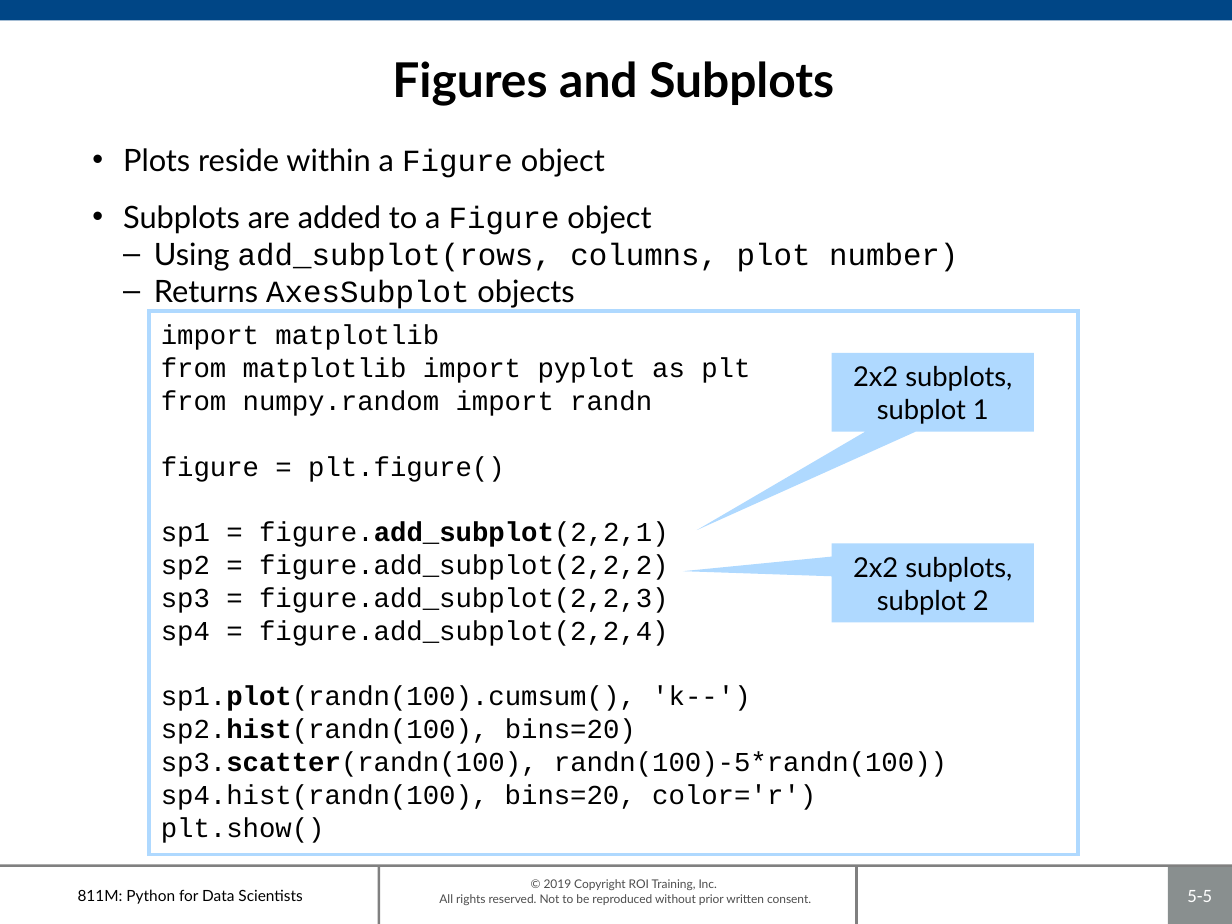
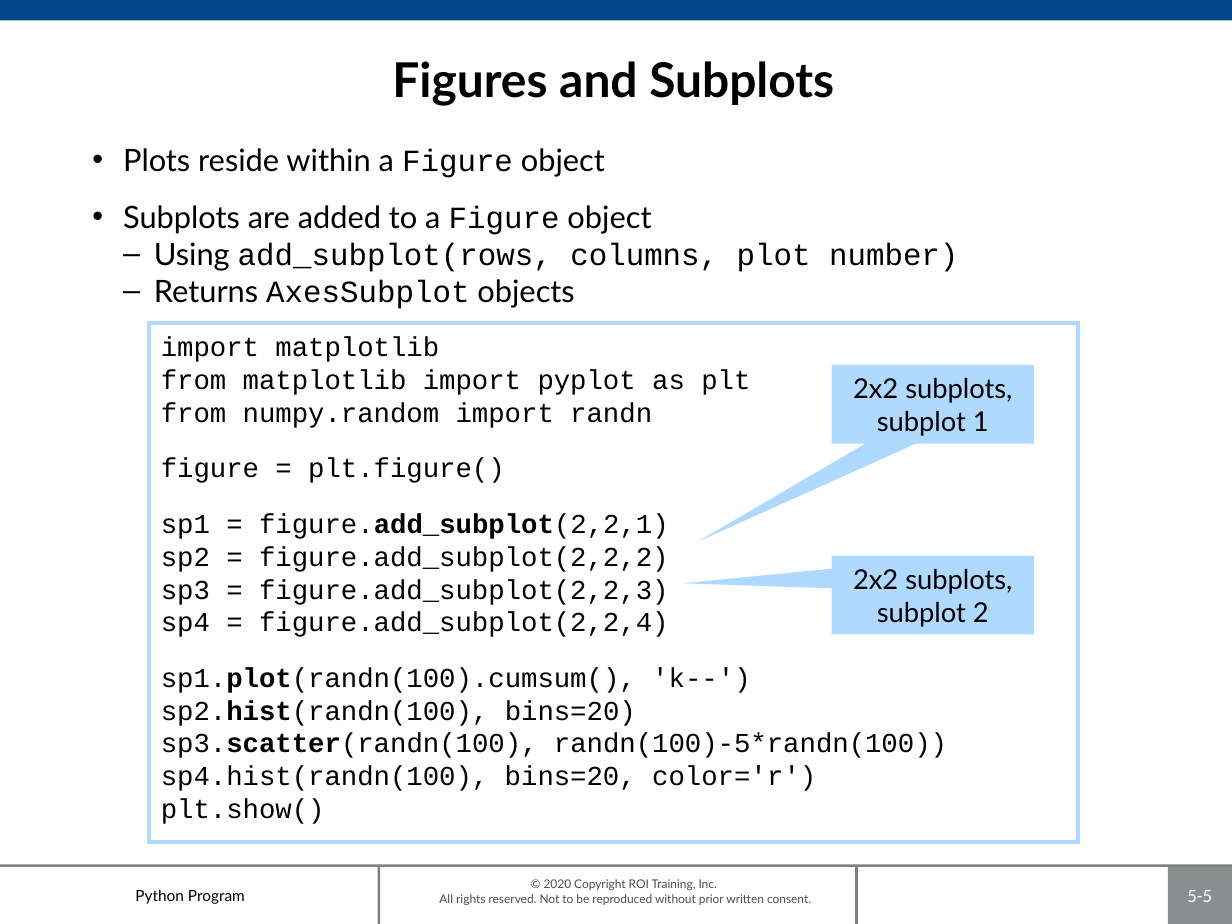
Before and after one commit to roitraining/PythonProgram, a slide deck: slide 5 of Day5-Plotting/Ch05-PlottingAndVisualization.pptx. Drawn at 1232x924 pixels with LibreOffice and Linux fonts; fonts in the diff are those of the drawing; background and template pictures are left out. Boxes give left, top, right and bottom in pixels: in the first picture for what was removed or moved away, otherwise in the second. Text is boxed around its words. In the diff, an @@ line names an element or a change of style, - is before the commit and + after.

```diff
--- a/Day5-Plotting/Ch05-PlottingAndVisualization.pptx
+++ b/Day5-Plotting/Ch05-PlottingAndVisualization.pptx
@@ rectangle "import matplotlib" resized from (x1=149, y1=312, x2=1078, y2=855) to (x1=149, y1=323, x2=1078, y2=841) @@
@@ speech box "2x2 subplots, subplot 1" moved from (x1=832, y1=352, x2=1034, y2=431) to (x1=832, y1=365, x2=1034, y2=444) @@
@@ speech box "2x2 subplots, subplot 2" moved from (x1=832, y1=543, x2=1034, y2=622) to (x1=832, y1=556, x2=1034, y2=634) @@
@@ text at (x1=135, y1=889, x2=245, y2=904): text changed @@
-811M: Python for Data Scientists
+Python Program
@@ text at (x1=439, y1=879, x2=811, y2=905): text changed @@
-© 2019 Copyright ROI Training, Inc.
-All rights reserved. Not to be reproduced without prior written consent.
+© 2020 Copyright ROI Training, Inc.
+All rights reserved. Not to be reproduced without prior written consent.
```
Also in this commit, not shown: 31 other slides changed, 1 other file.
